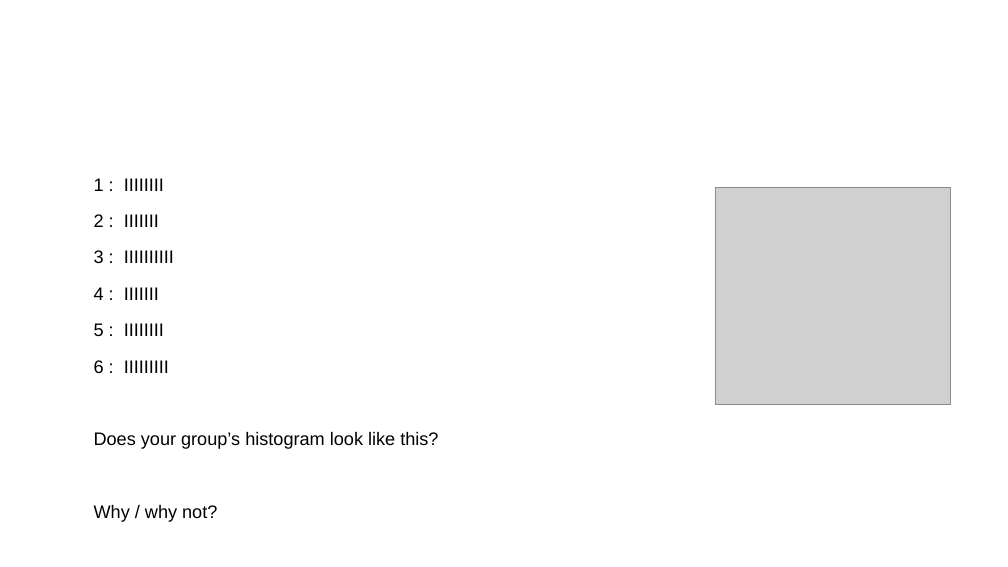
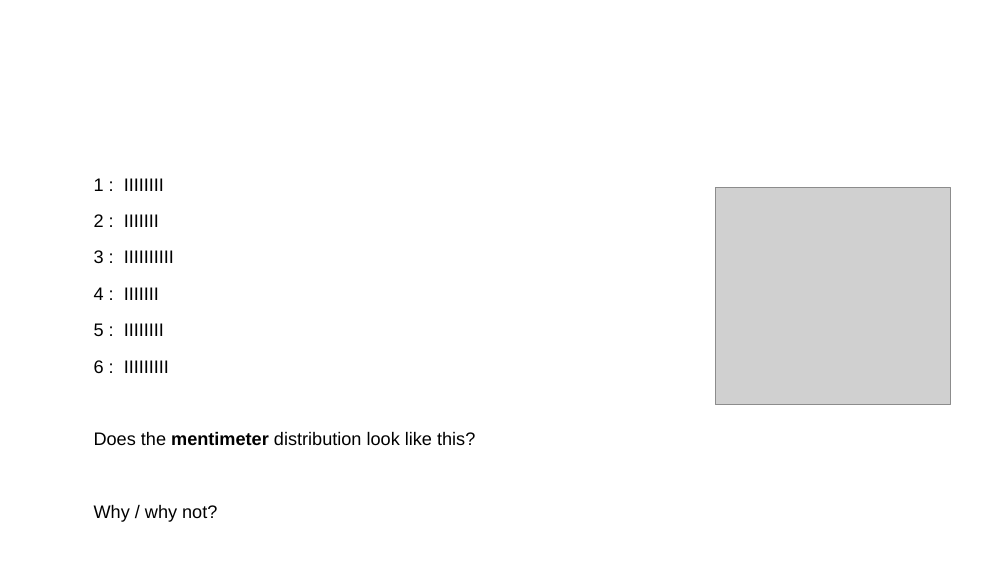
Before and after one commit to ajwills72/critical-thinking, a slide deck: slide 6 of src/distributions-samples.odp. Drawn at 1008x567 pixels with LibreOffice and Linux fonts; fonts in the diff are those of the drawing; grey boxes stand for pictures; background and template pictures are left out. Boxes give left, top, right and bottom in pixels: in the first picture for what was removed or moved away, otherwise in the second. Text is boxed around its words. In the diff, an @@ line names an element or a change of style, - is before the commit and + after.

```diff
--- a/src/distributions-samples.odp
+++ b/src/distributions-samples.odp
@@ text at (x1=94, y1=432, x2=475, y2=445): text changed @@
-Does your group’s histogram look like this?
+Does the mentimeter distribution look like this?
```
Also in this commit, not shown: 5 other slides changed, 2 slides removed, 8 other files.
